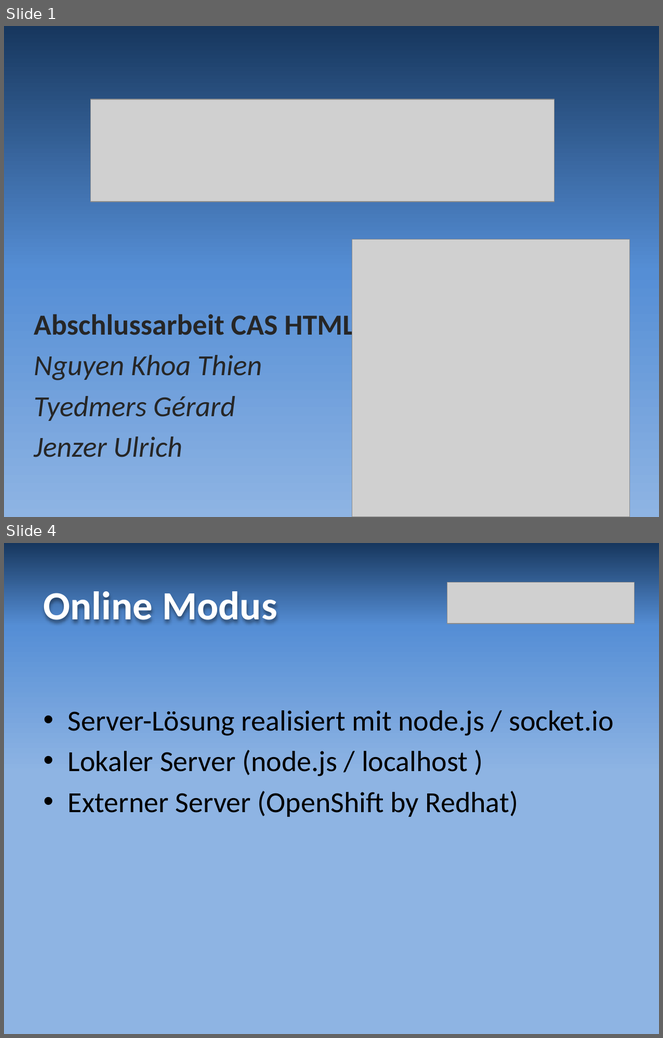
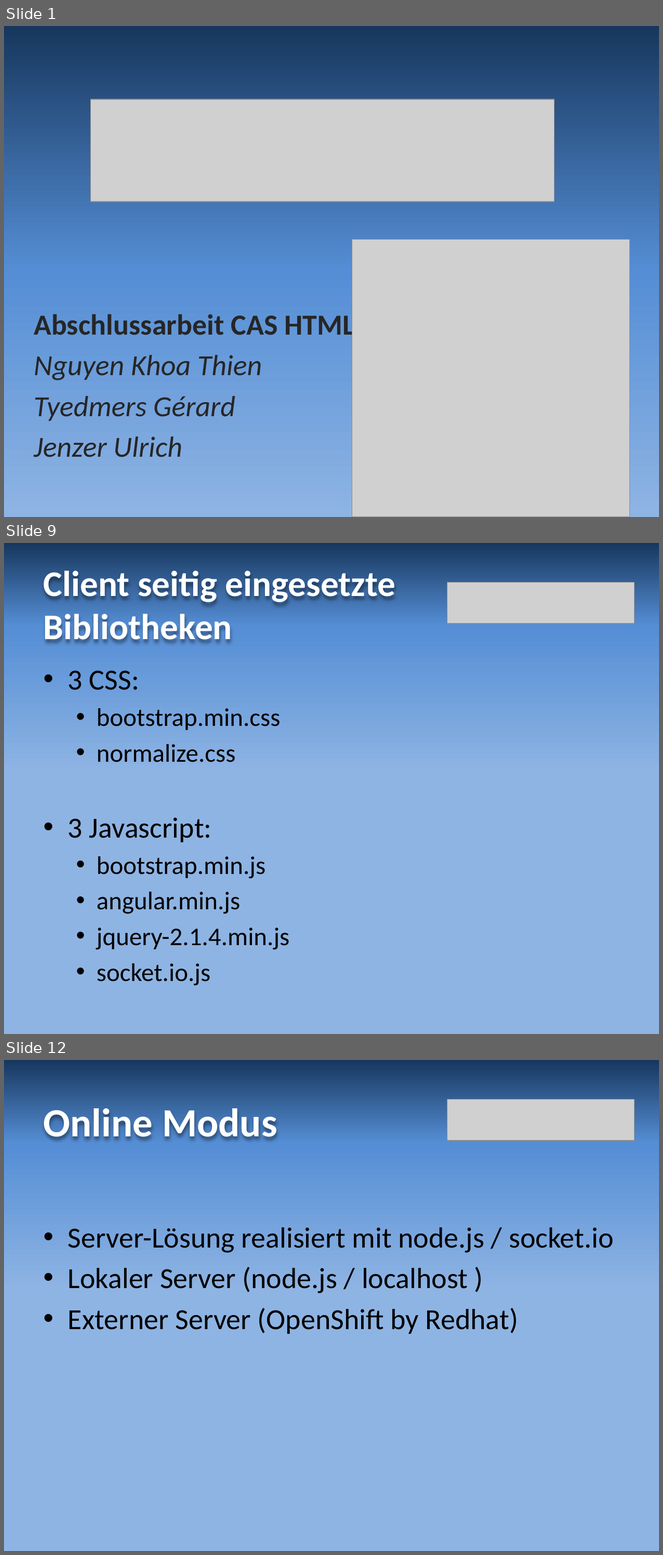
Before and after one commit to grrd01/Reversi---Legacy-BFH-Version, a slide deck: resources/reversi_praesentation.pptx. Shown one above the other, each under a label of ours: slides 1 and 4 before the commit, slides 1, 9 and 12 after it; the slides between them are not shown. The pictures are 663x1038 and 663x1555 pixels, drawn with LibreOffice and Linux fonts; fonts in the diff are those of the drawing; grey boxes stand for pictures. Boxes give left, top, right and bottom in pixels: in the first picture for what was removed or moved away, otherwise in the second. Text is boxed around its words. In the diff, an @@ line names an element or a change of style, - is before the commit and + after.

```diff
--- a/resources/reversi_praesentation.pptx
+++ b/resources/reversi_praesentation.pptx
@@ slide 9 added at box(4, 543, 659, 1034), background gradient #17375E to #558ED5 to #8EB4E3 @@
@@ title added at box(44, 571, 396, 643), 39.6 pt, text #FFFFFF, bold @@
+Client seitig eingesetzte
+Bibliotheken
@@ picture added at box(448, 583, 635, 624) @@
@@ text added at box(68, 670, 289, 986), 28 pt, text #000000 @@
+• 3 CSS:
+  • bootstrap.min.css
+  • normalize.css
+• 3 Javascript:
+  • bootstrap.min.js
+  • angular.min.js
+  • jquery-2.1.4.min.js
+  • socket.io.js
@@ what was slide 4 is now slide 12 @@
```
Also in this commit, not shown: 1 slide changed, 8 other slides added, 1 slide removed.
